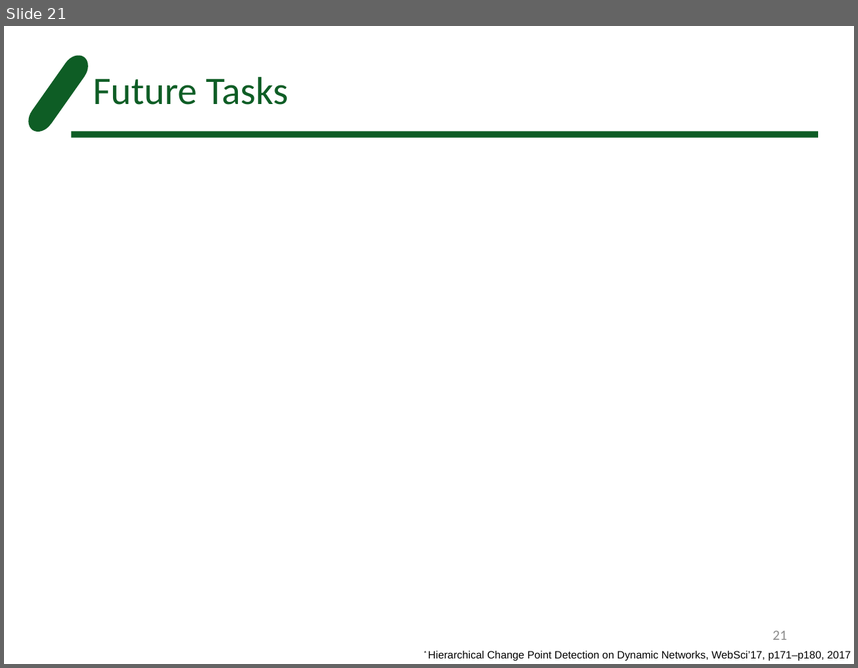
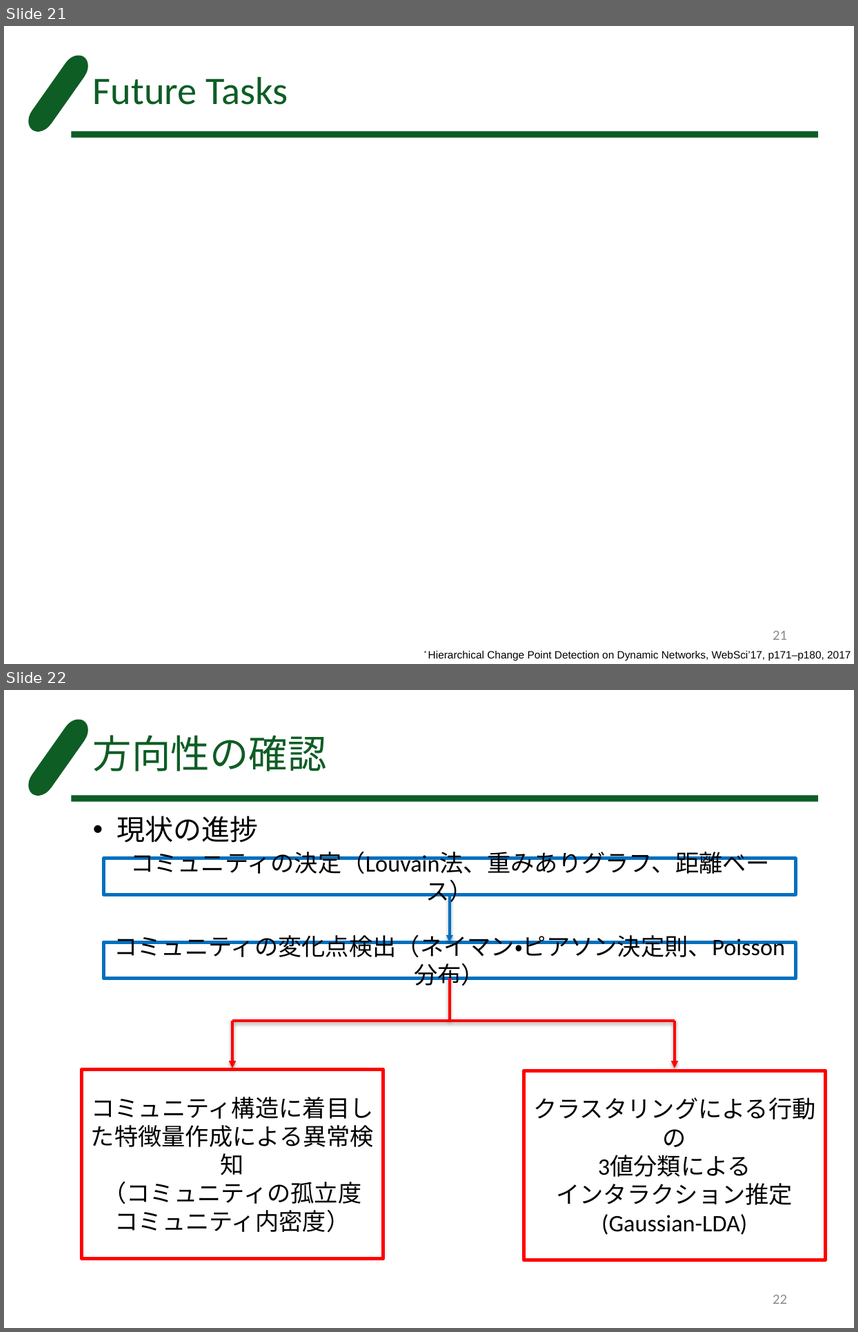
Before and after one commit to FUKUSHUN/cow_python, a slide deck: behavior_detection.pptx. Shown one above the other, each under a label of ours: slide 21 before the commit, slides 21 and 22 after it. The pictures are 858x668 and 858x1332 pixels, drawn with LibreOffice and Linux fonts; fonts in the diff are those of the drawing; grey boxes stand for pictures. Boxes give left, top, right and bottom in pixels: in the first picture for what was removed or moved away, otherwise in the second. Text is boxed around its words. In the diff, an @@ line names an element or a change of style, - is before the commit and + after.

Commit message:
12/3 説明スライド・過去を考慮しないLouvain法に

```diff
--- a/behavior_detection.pptx
+++ b/behavior_detection.pptx
@@ slide 22 added at box(4, 690, 854, 1328), background #FFFFFF; not listed: 2 template elements that a slide beside it also shows @@
@@ title added at box(93, 735, 327, 771), 33 pt, text #0E5D25 @@
+方向性の確認
@@ text added at box(116, 816, 258, 842), 24 pt, text #000000 @@
+• 現状の進捗
@@ rectangle added at box(103, 858, 795, 894), outline #0070C0 3 pt, 20 pt, text #000000 @@
+コミュニティの決定（Louvain法、重みありグラフ、距離ベース）
@@ arrow added from (450, 894) to (450, 942), #0070C0 2 pt @@
@@ rectangle added at box(103, 942, 795, 977), outline #0070C0 3 pt, 20 pt, text #000000 @@
+コミュニティの変化点検出（ネイマン・ピアソン決定則、Poisson分布）
@@ group added at box(232, 978, 675, 1067): 2 lines, 2 arrows @@
@@ rectangle added at box(81, 1069, 383, 1258), outline #FF0000 3 pt, 20 pt, text #000000 @@
+コミュニティ構造に着目した特徴量作成による異常検知
+（コミュニティの孤立度
+コミュニティ内密度）
@@ rectangle added at box(524, 1071, 826, 1259), outline #FF0000 3 pt, 20 pt, text #000000 @@
+クラスタリングによる行動の
+3値分類による
+インタラクション推定
+(Gaussian-LDA)
@@ page number added at box(773, 1294, 787, 1303), 12 pt, text #8C8C8C @@
+22
```
Also in this commit, not shown: 1 other slide added, 1 other file.
